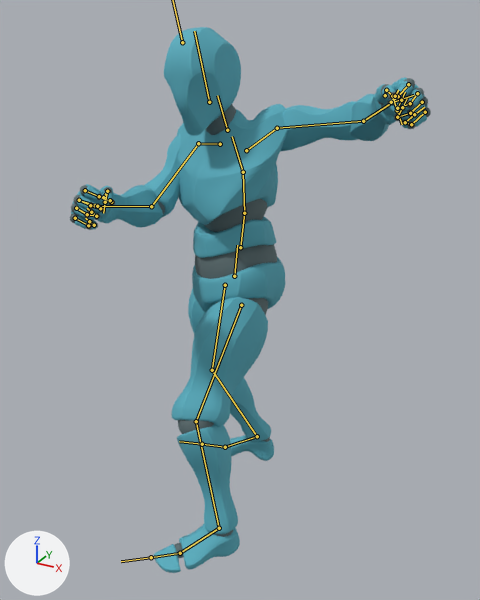
What one commit did to the FBX model Office Break/Assets/Art/Models/Player.fbx.
Both versions are drawn from a 50 mm camera at (1.013, -1.795, 1.75) aimed at (0.119, -0.171, 0.938). Arrows for +X, +Y and +Z are at lower left; the lights stay in place. Both versions are drawn at frame 23 of the action 'Armature|Left punch'; the numbers are the values there. The bones that bend it are drawn over the model as lines.

In view in the first picture: 'Alpha_Joints', 'Alpha_Surface'.
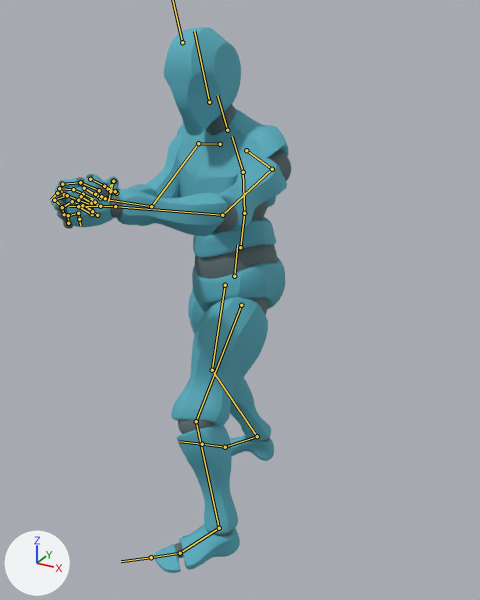
Edits to the bpy script that builds the scene:
```text
Change bone_leftshoulder:
    where bone_leftshoulder = bpy.data.objects['Armature'].pose.bones['LeftShoulder']  # child of 'Spine2'
    bone_leftshoulder.rotation_quaternion: (0.787, 0.036, 0.088, -0.61) -> (0.977, 0.066, 0.047, 0.196)  # degrees (-3, 10, -76) -> degrees (8, 4, 23)
Change bone_leftarm:
    where bone_leftarm = bpy.data.objects['Armature'].pose.bones['LeftArm']  # child of 'LeftShoulder'
    bone_leftarm.rotation_quaternion: (0.741, 0.164, -0.498, 0.419) -> (0.732, 0.135, -0.519, 0.42)  # degrees (-21, -61, 72) -> degrees (-29, -61, 77)
Change bone_leftforearm:
    where bone_leftforearm = bpy.data.objects['Armature'].pose.bones['LeftForeArm']  # child of 'LeftArm'
    bone_leftforearm.rotation_quaternion: (0.828, 0.287, -0.303, 0.374) -> (0.863, 0.313, -0.324, 0.228)  # degrees (21, -46, 40) -> degrees (33, -45, 16)
Change bone_lefthand:
    where bone_lefthand = bpy.data.objects['Armature'].pose.bones['LeftHand']  # child of 'LeftForeArm'
    bone_lefthand.rotation_quaternion: (0.993, -0.058, 0.08, -0.059) -> (0.999, -0.026, 0.036, -0.026)  # degrees (-7, 9, -7) -> degrees (-3, 4, -3)
Change bone_forearm_r:
    where bone_forearm_r = bpy.data.objects['Armature'].pose.bones['ForeArm.R']  # child of 'Arm.R'
    bone_forearm_r.rotation_quaternion: (0.873, 0.14, -0.206, -0.419) -> (0.851, 0.147, -0.215, -0.456)  # degrees (25, -14, -54) -> degrees (27, -13, -60)
```

Changed parts and their boxes [x1, y1, x2, y2] in the pictures (480 x 600 px):
'Alpha_Surface', posed (33% narrower)
    before: [71, 27, 428, 573]
    after: [51, 27, 289, 573]
'Alpha_Joints', posed (33% narrower)
    before: [70, 78, 431, 558]
    after: [51, 104, 291, 558]
bone 'LeftShoulder', root to tip
    before: (246, 150) to (277, 128)
    after: (246, 150) to (272, 169)
bone 'LeftArm', root to tip
    before: (277, 128) to (363, 121)
    after: (272, 169) to (222, 215)
bone 'LeftForeArm', root to tip
    before: (363, 121) to (392, 102)
    after: (222, 215) to (115, 206)
bone 'LeftHand', root to tip
    before: (392, 102) to (414, 95)
    after: (115, 206) to (69, 206)
bone 'ForeArm.R', root to tip
    before: (151, 206) to (97, 206)
    after: (151, 206) to (100, 198)
